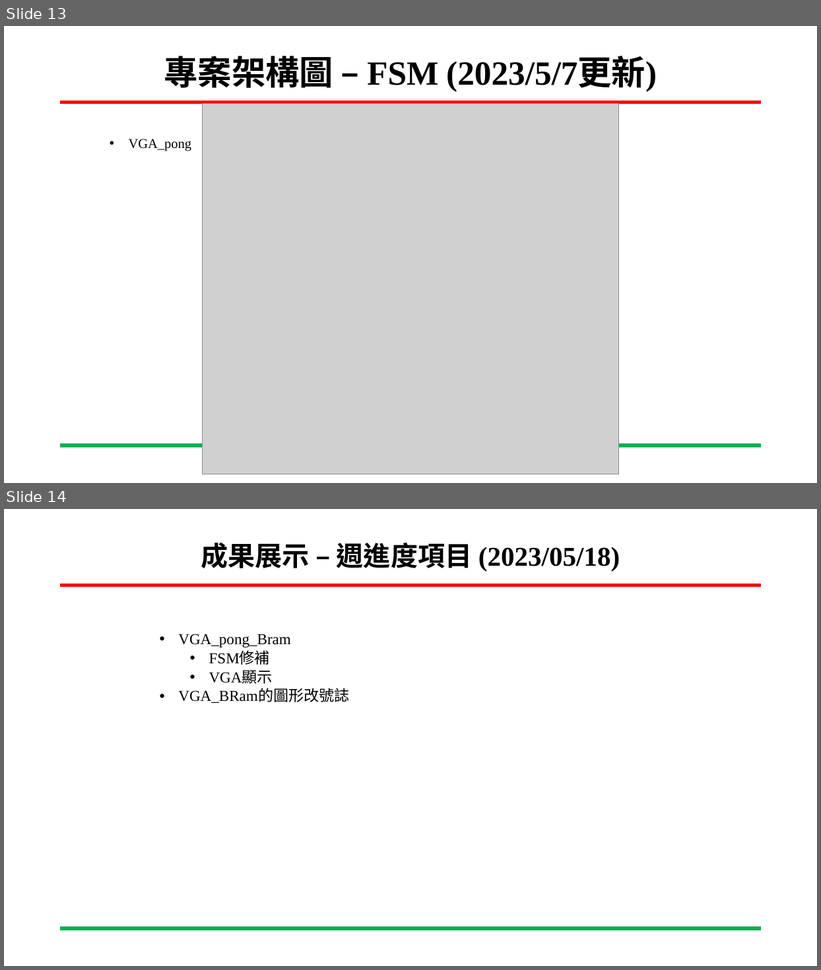
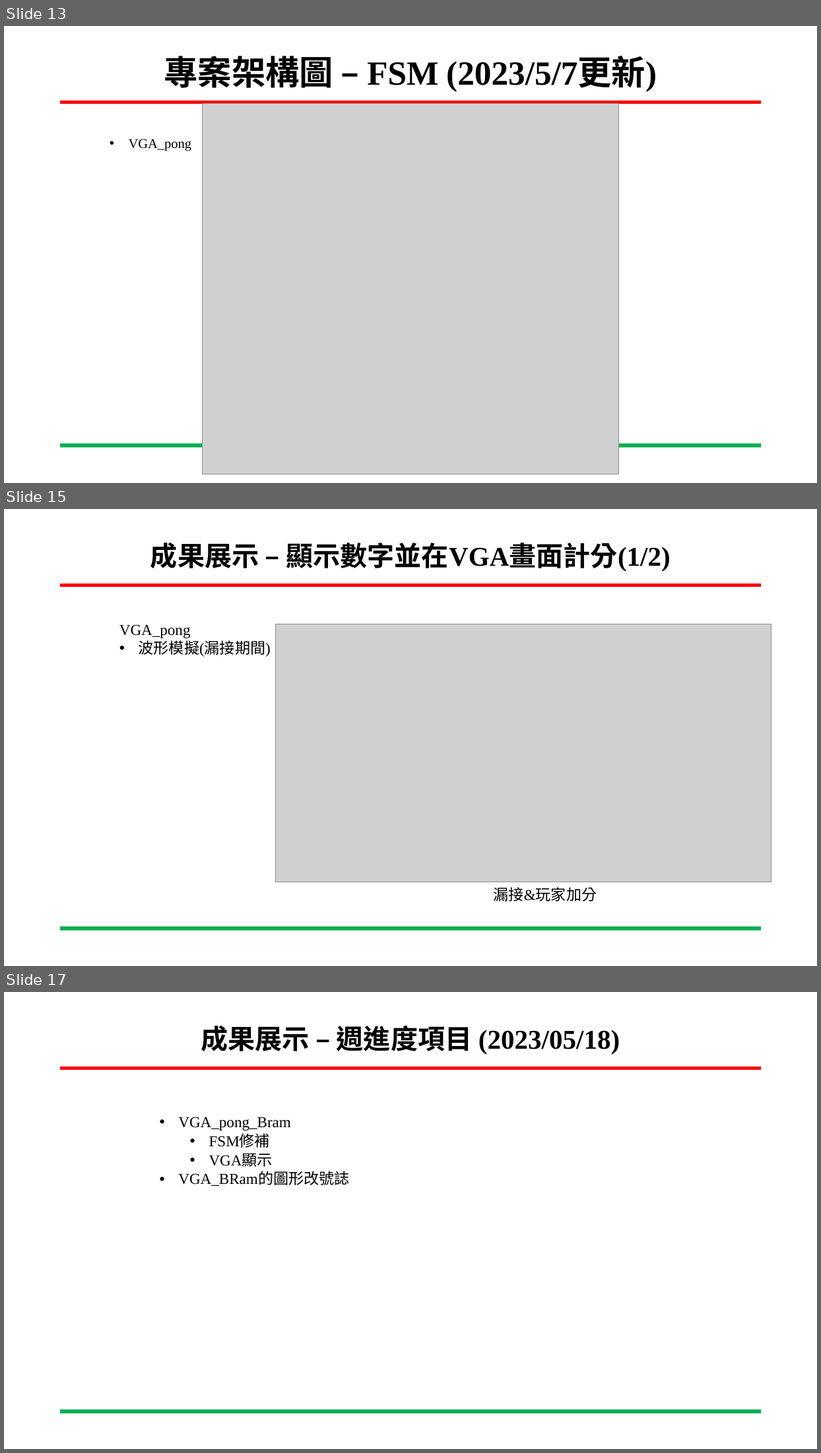
Before and after one commit to ing0331/FPGA, a slide deck: HW6_BRam_VGA/N06-Tutorial/專案進度報告-BRam_VGA-吳東穎-20230517.pptx. Shown one above the other, each under a label of ours: slides 13 and 14 before the commit, slides 13, 15 and 17 after it; the slides between them are not shown. The pictures are 821x970 and 821x1453 pixels, drawn with LibreOffice and Linux fonts; fonts in the diff are those of the drawing; grey boxes stand for pictures; background and template pictures are left out. Boxes give left, top, right and bottom in pixels: in the first picture for what was removed or moved away, otherwise in the second. Text is boxed around its words. In the diff, an @@ line names an element or a change of style, - is before the commit and + after.

```diff
--- a/HW6_BRam_VGA/N06-Tutorial/專案進度報告-BRam_VGA-吳東穎-20230517.pptx
+++ b/HW6_BRam_VGA/N06-Tutorial/專案進度報告-BRam_VGA-吳東穎-20230517.pptx
@@ slide 15 added at [4, 509, 817, 966], background #FFFFFF; not listed: 2 template elements that a slide beside it also shows @@
@@ title added at [151, 543, 670, 572], 32 pt, text #000000, bold @@
+成果展示 – 顯示數字並在VGA畫面計分(1/2)
@@ text added at [120, 625, 271, 657], 18 pt, text #000000 @@
+VGA_pong
+• 波形模擬(漏接期間)
@@ picture added at [276, 625, 772, 883] @@
@@ text added at [494, 887, 597, 902], 18 pt, text #000000 @@
+漏接&玩家加分
@@ what was slide 14 is now slide 17 @@
```
Also in this commit, not shown: 1 slide changed, 2 other slides added.
